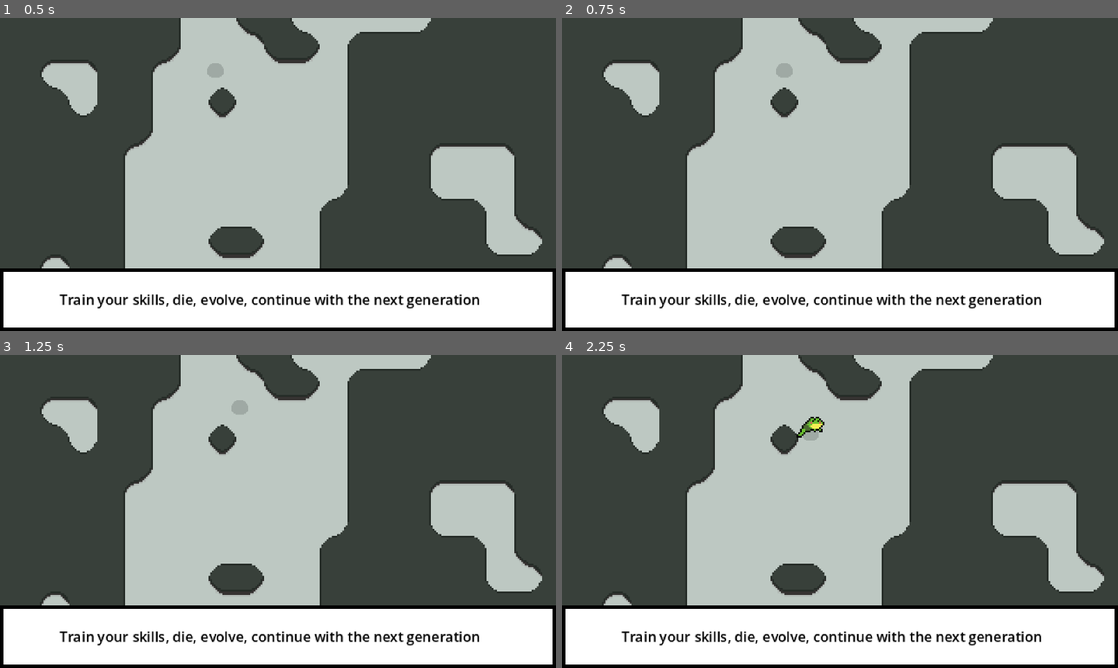
Above: before the commit, frames 1-4 (two rows, left to right).
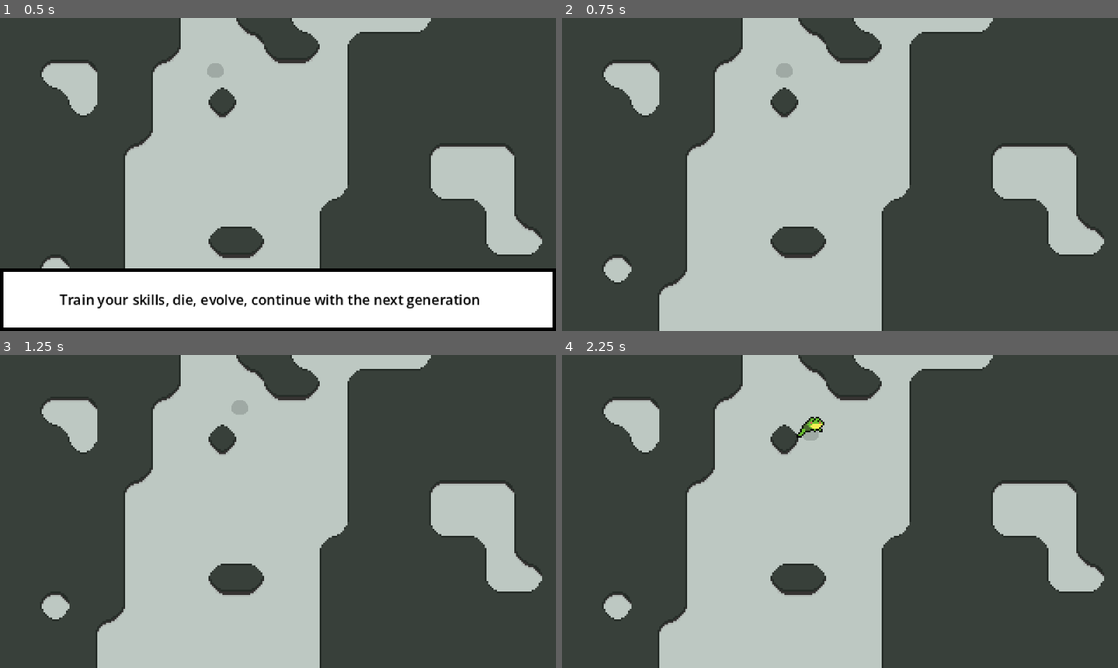
Above: after the commit, the same moments.

Repository: MiladTuma/Micro-Jam-Evolution
Game: Godot game, scene res://Scenes/main.tscn
The game is run twice, just before and just after one commit, with the same random seed, the same clock (stepped at 60 frames per second) and the same inputs.
Inputs:
- Up to frame 1 (0.5 s): no input
- Up to frame 2 (0.75 s): tap Enter at 0.5 s; hold Right (right) from 0.53 s (still down); tap I (i, bound only after the commit) at 0.6 s
- Up to frame 3 (1.25 s): keep holding Right (right)
- Up to frame 4 (2.25 s): release Right (right) at 1.28 s; hold Down (down) 1.28-2.03 s; tap I (i, bound only after the commit) at 1.35, 2.1 s; hold Right (right) from 2.03 s (still down)

Frame 1 is identical in both runs. In frame 2, 20% of the frame differs, in the area x 0-100%, y 80-100%; in frame 3, 20%; in frame 4, 20%.

Commit message:
fix tutorial
works now

Diff:
--- a/Scenes/main.tscn
+++ b/Scenes/main.tscn
@@ -2,6 +2,7 @@
 
 [ext_resource type="Texture2D" uid="uid://kjg2t5thhseq" path="res://Tilemap/Tilemap Frog Swamp.png" id="1_bo1nx"]
 [ext_resource type="PackedScene" uid="uid://3lms8jd3k1jl" path="res://Entities/Player/player.tscn" id="1_jjgbg"]
+[ext_resource type="Script" uid="uid://276cfrt1hyfp" path="res://Scenes/textbox.gd" id="3_8gbba"]
 
 [sub_resource type="TileSetAtlasSource" id="TileSetAtlasSource_bo1nx"]
 texture = ExtResource("1_bo1nx")
@@ -101,6 +102,7 @@
 tile_set = SubResource("TileSet_xcwl1")
 
 [node name="Textbox" type="CanvasLayer" parent="." unique_id=557165725]
+script = ExtResource("3_8gbba")
 
 [node name="MarginContainer" type="MarginContainer" parent="Textbox" unique_id=1855576075]
 anchors_preset = 12
--- a/Scenes/textbox.gd
+++ b/Scenes/textbox.gd
@@ -1,11 +1,13 @@
 extends CanvasLayer
-
-
 # Called when the node enters the scene tree for the first time.
 func _ready() -> void:
 	pass # Replace with function body.
 
 
 # Called every frame. 'delta' is the elapsed time since the previous frame.
-func _process(delta: float) -> void:
-	pass
+func _physics_process(delta: float) -> void:
+	if Input.is_action_just_pressed("i"):
+		if visible==true:
+			visible=false
+		else:
+			visible=true
--- a/project.godot
+++ b/project.godot
@@ -46,6 +46,11 @@
 "events": [Object(InputEventKey,"resource_local_to_scene":false,"resource_name":"","device":-1,"window_id":0,"alt_press …(195 unchanged characters)…
 ]
 }
+i={
+"deadzone": 0.2,
+"events": [Object(InputEventKey,"resource_local_to_scene":false,"resource_name":"","device":16,"window_id":0,"alt_pressed":false,"shift_pressed":false,"ctrl_pressed":false,"meta_pressed":false,"pressed":false,"keycode":0,"physical_keycode":73,"key_label":0,"unicode":0,"location":0,"echo":false,"script":null)
+]
+}
 
 [physics]
 
